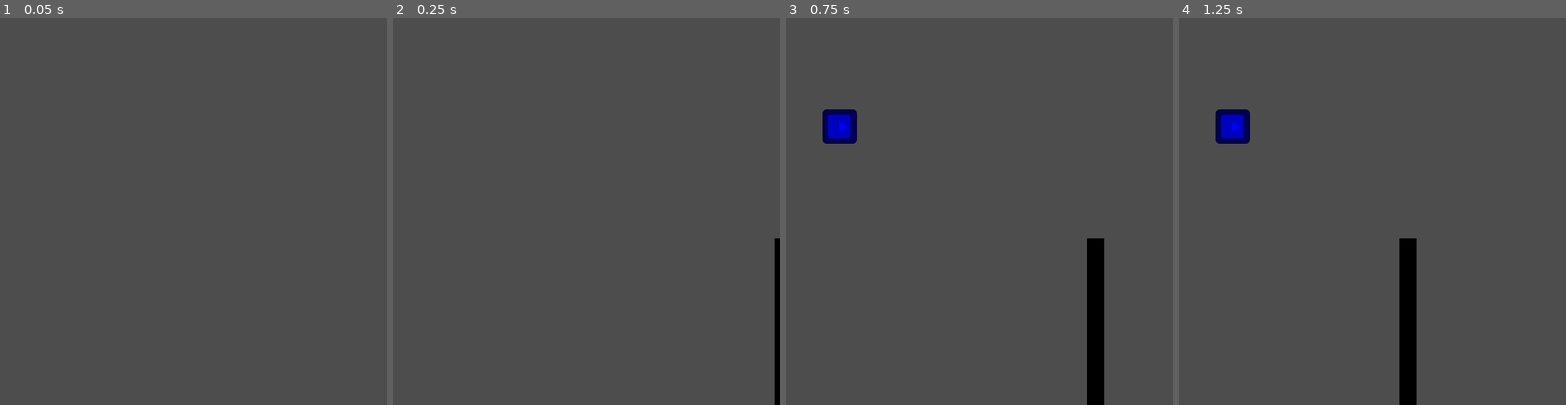
Above: before the commit, frames 1-4 (left to right).
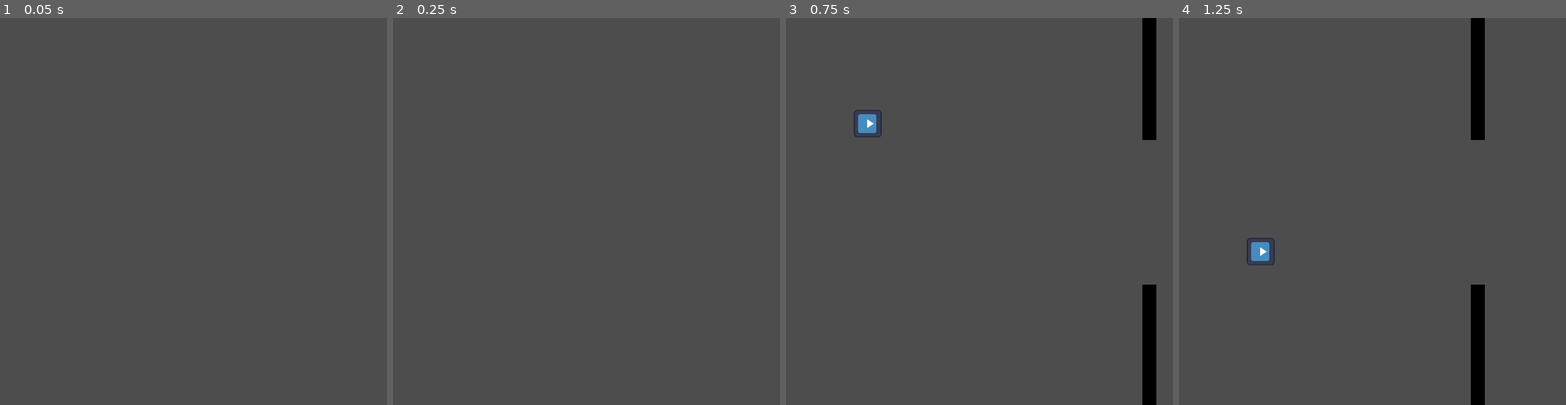
Above: after the commit, the same moments.

Repository: where-fore/flappy
Game: Godot game, scene res://scenes/main.tscn
The game is run twice, just before and just after one commit, with the same random seed, the same clock (stepped at 60 frames per second) and the same inputs. The engine's default icon, where the game draws it, is replaced by a stand-in: a white triangle on a blue panel in a dark square.
Inputs:
- Up to frame 1 (0.05 s): no input
- Up to frame 2 (0.25 s): no input
- Up to frame 3 (0.75 s): hold Up (ui_up) from 0.53 s (still down)
- Up to frame 4 (1.25 s): keep holding Up (ui_up)

Frame 1 is identical in both runs. In frame 2, 0.6% of the frame differs, in the area x 98-100%, y 56-100%; in frame 3, 5.2%; in frame 4, 5.3%, in the area x 9-80%, y 0-100%.

Commit message:
obstacles respawn!
its a game

Diff:
--- a/project/scenes/main.tscn
+++ b/project/scenes/main.tscn
@@ -12,16 +12,17 @@
 
 [node name="Outer Walls" parent="." instance=ExtResource("2_0wfyh")]
 
-[node name="Obstacle" parent="." instance=ExtResource("3_sugp2")]
-position = Vector2(800, 600)
-scale = Vector2(1, 12)
-
 [node name="Camera2D" type="Camera2D" parent="."]
 position = Vector2(360, 358)
+zoom = Vector2(0.8, 0.8)
 
 [node name="Player Spawn" type="Node2D" parent="."]
 position = Vector2(100, 200)
 
 [node name="Obstacle Spawner (Top)" parent="." groups=["Top Spawner"] instance=ExtResource("5_tbgi4")]
+position = Vector2(900, 0)
+obstacle_scene = ExtResource("3_sugp2")
 
 [node name="Obstacle Spawner (Bottom)" parent="." groups=["Bottom Spawner"] instance=ExtResource("5_tbgi4")]
+position = Vector2(900, 720)
+obstacle_scene = ExtResource("3_sugp2")
--- a/project/scenes/obstacle.tscn
+++ b/project/scenes/obstacle.tscn
@@ -7,6 +7,7 @@
 size = Vector2(28, 28)
 
 [node name="Obstacle" type="Area2D" groups=["Obstacle"]]
+scale = Vector2(1, 12)
 collision_layer = 2
 script = ExtResource("1_drdry")
 
--- a/project/scenes/obstacle_spawner.tscn
+++ b/project/scenes/obstacle_spawner.tscn
@@ -1,3 +1,6 @@
-[gd_scene format=3 uid="uid://romvpv7ssj5x"]
+[gd_scene load_steps=2 format=3 uid="uid://romvpv7ssj5x"]
+
+[ext_resource type="Script" uid="uid://rlxdnikuurwh" path="res://scripts/obstacle_spawner.gd" id="1_vyba0"]
 
 [node name="Obstacle Spawner" type="Node2D"]
+script = ExtResource("1_vyba0")
--- a/project/scripts/main.gd
+++ b/project/scripts/main.gd
@@ -3,7 +3,7 @@
 @export var player_scene: PackedScene
 
 var player_respawn_time = 4
-var player_first_spawn_time = 0.5
+var player_first_spawn_time = 0.25
 
 # Called when the node enters the scene tree for the first time.
 func _ready() -> void:
--- a/project/scripts/obstacle.gd
+++ b/project/scripts/obstacle.gd
@@ -13,3 +13,9 @@
 
 func _on_body_entered(body: Node2D) -> void:
 	if body.is_in_group("Player"): body.react_to_obstacle()
+
+
+#make it so this works, but lets them spawn in off screen. some sort of margin
+#func _on_visible_on_screen_notifier_2d_screen_exited():
+	#print_debug("killed obstacle due to exiting screen")
+	#queue_free()
--- a/project/scripts/obstacle_spawner.gd
+++ b/project/scripts/obstacle_spawner.gd
@@ -1,11 +1,32 @@
 extends Node2D
 
+@export var obstacle_scene: PackedScene
+
+var obstacle_spawn_interval = 2
+@onready var obstacle_spawn_timer = 0.25
+var vertical_screen_size = 720
 
 # Called when the node enters the scene tree for the first time.
 func _ready() -> void:
-	pass # Replace with function body.
+	if obstacle_scene == null:
+		push_error("Exported variable is null: " + "obstacle_scene")
 
 
 # Called every frame. 'delta' is the elapsed time since the previous frame.
 func _process(delta: float) -> void:
-	pass
+	if obstacle_spawn_timer > 0: obstacle_spawn_timer -= delta
+	if obstacle_spawn_timer <= 0:
+		obstacle_spawn_timer = obstacle_spawn_interval
+		spawn_obstacle()
+
+
+func spawn_obstacle():
+	var obstacle = obstacle_scene.instantiate()
+	add_child(obstacle)
+	#var obstacle_height = obstacle.get_node("CollisionShape2D").shape.size.y/2
+	#obstacle.position.x = position.x
+	#obstacle.position.y = position.y - obstacle_height/2
+	if self.is_in_group("Top Spawner"): pass
+	elif self.is_in_group("Bottom Spawner"): pass
+	else:
+		push_error("Obstacle spawner doesn't have a top/bottom grouping")
--- a/project/scripts/player.gd
+++ b/project/scripts/player.gd
@@ -2,7 +2,7 @@
 
 signal destroyed
 
-var spawn_pause_time = 1
+var spawn_pause_time = 0.25
 @onready var original_modulate = $Sprite2D.modulate
 
 var thrust = Vector2(0, -800)
